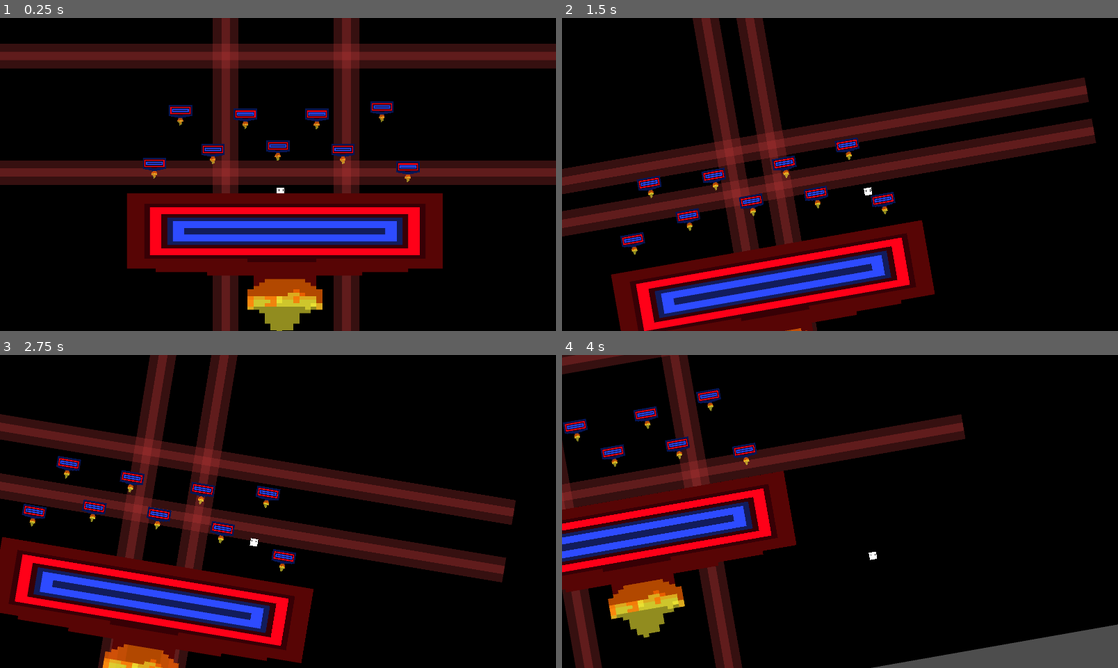
Above: before the commit, frames 1-4 (two rows, left to right).
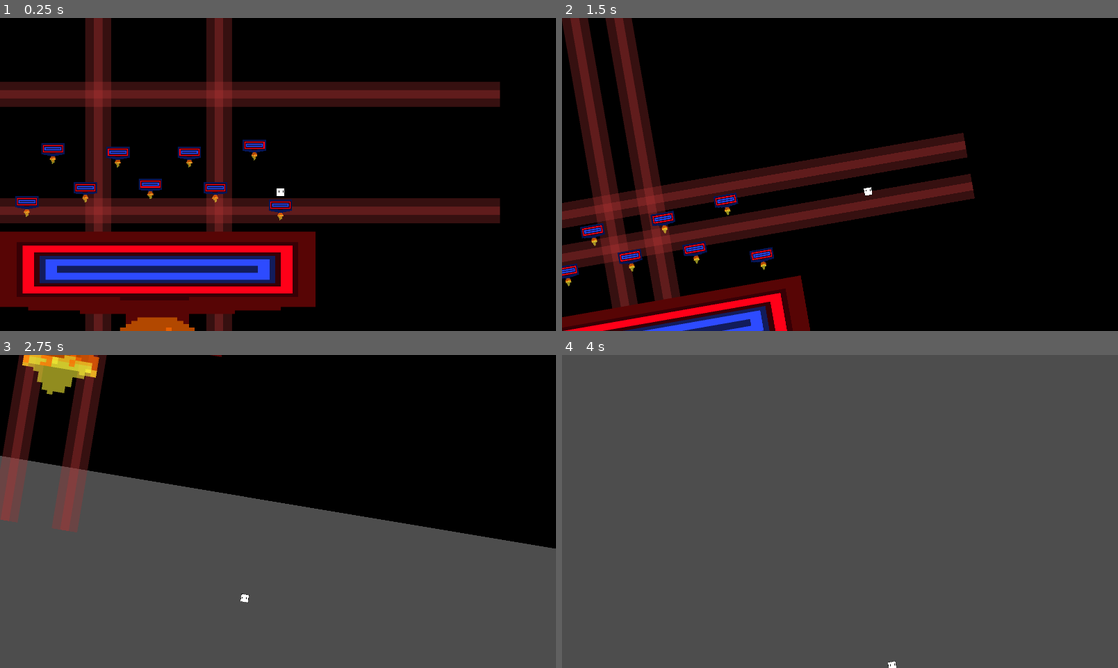
Above: after the commit, the same moments.

Repository: FireEntity1/rythm-2d-platformer
Game: Godot game, scene res://Scenes/Main.tscn
Same seed, same stepped clock (60 frames per second), same inputs: the game is played once before the commit and once after it.
Inputs:
- Up to frame 1 (0.25 s): no input
- Up to frame 2 (1.5 s): tap Enter (ui_accept) at 0.5, 0.77 s; hold Right (ui_right) from 0.53 s (still down)
- Up to frame 3 (2.75 s): tap Enter (ui_accept) at 1.52 s; release Right (ui_right) at 2.03 s; hold Left (ui_left) from 2.03 s (still down)
- Up to frame 4 (4 s): release Left (ui_left) at 2.78 s; hold Right (ui_right) from 2.78 s (still down); tap Enter (ui_accept) at 3.02, 3.77 s

The runs differ from the first frame. In frame 1, 56% of the frame differs, in the area x 0-100%, y 0-100%; in frame 2, 46%; in frame 3, 67%; in frame 4, 97%.

Commit message:
Attempt at laser detection

Diff:
--- a/Scenes/Main.tscn
+++ b/Scenes/Main.tscn
@@ -397,9 +397,6 @@
 [sub_resource type="TileSet" id="TileSet_ajxld"]
 sources/0 = SubResource("TileSetScenesCollectionSource_vlop4")
 
-[sub_resource type="RectangleShape2D" id="RectangleShape2D_k1bd4"]
-size = Vector2(126, 127)
-
 [sub_resource type="AtlasTexture" id="AtlasTexture_ggb8l"]
 atlas = ExtResource("6_f87xl")
 region = Rect2(64, 0, 64, 64)
@@ -457,6 +454,12 @@
 
 [sub_resource type="RectangleShape2D" id="RectangleShape2D_drtfg"]
 size = Vector2(212, 87.0001)
+
+[sub_resource type="RectangleShape2D" id="RectangleShape2D_k1bd4"]
+size = Vector2(126, 127)
+
+[sub_resource type="RectangleShape2D" id="RectangleShape2D_xdedj"]
+size = Vector2(20, 125.721)
 
 [node name="Root" type="Node2D"]
 scale = Vector2(0.508741, 0.508741)
@@ -512,8 +515,29 @@
 format = 2
 layer_0/tile_data = PackedInt32Array(1376266, 0, 65536, 1441792, 0, 65536, 1441812, 0, 65536, 1769463, 0, 65536, 1769502, 0, 65536, 786427, 0, 65536, 786437, 0, 65536, 786448, 0, 65536, 655386, 0, 65536)
 
+[node name="Platform" type="StaticBody2D" parent="."]
+position = Vector2(-6494.47, -4119.98)
+scale = Vector2(14.3889, 8.56419)
+
+[node name="PlatformSprite" type="AnimatedSprite2D" parent="Platform"]
+position = Vector2(537, 730)
+scale = Vector2(3.86902, 3.86902)
+sprite_frames = SubResource("SpriteFrames_3j444")
+animation = &"no move"
+autoplay = "no move"
+
+[node name="PlatformCollision" type="CollisionShape2D" parent="Platform"]
+position = Vector2(539, 717)
+shape = SubResource("RectangleShape2D_drtfg")
+
+[node name="MusicPlayer" type="AudioStreamPlayer2D" parent="."]
+position = Vector2(1236.39, 711.561)
+scale = Vector2(63.3665, -65.5558)
+stream = ExtResource("7_hd2up")
+autoplay = true
+
 [node name="Player" type="CharacterBody2D" parent="."]
-position = Vector2(1226.56, 1531.23)
+position = Vector2(2462.94, 1159.73)
 scale = Vector2(1.01454, 1.01454)
 script = ExtResource("4_80kjv")
 
@@ -535,27 +559,6 @@
 position_smoothing_enabled = true
 rotation_smoothing_enabled = true
 
-[node name="Platform" type="StaticBody2D" parent="."]
-position = Vector2(-6494.47, -4119.98)
-scale = Vector2(14.3889, 8.56419)
-
-[node name="PlatformSprite" type="AnimatedSprite2D" parent="Platform"]
-position = Vector2(537, 730)
-scale = Vector2(3.86902, 3.86902)
-sprite_frames = SubResource("SpriteFrames_3j444")
-animation = &"no move"
-autoplay = "no move"
-
-[node name="PlatformCollision" type="CollisionShape2D" parent="Platform"]
-position = Vector2(539, 717)
-shape = SubResource("RectangleShape2D_drtfg")
-
-[node name="AudioStreamPlayer2D" type="AudioStreamPlayer2D" parent="."]
-position = Vector2(1236.39, 711.561)
-scale = Vector2(63.3665, -65.5558)
-stream = ExtResource("7_hd2up")
-autoplay = true
-
 [node name="Obstacles" type="Node2D" parent="."]
 script = ExtResource("8_b84m2")
 
@@ -563,6 +566,15 @@
 position = Vector2(1228.52, -743.011)
 scale = Vector2(18.3093, 29.7533)
 sprite_frames = ExtResource("10_g37s4")
+
+[node name="Laser" type="Area2D" parent="Obstacles/Laser"]
+scale = Vector2(1, 1)
+collision_layer = 2
+
+[node name="LaserCol" type="CollisionShape2D" parent="Obstacles/Laser/Laser"]
+position = Vector2(-0.8587, 20.1497)
+scale = Vector2(1, 1)
+shape = SubResource("RectangleShape2D_xdedj")
 
 [node name="LaserB" type="AnimatedSprite2D" parent="Obstacles"]
 position = Vector2(894.365, 1487.99)
@@ -570,27 +582,84 @@
 scale = Vector2(7.30173, 35.4143)
 sprite_frames = ExtResource("10_g37s4")
 
+[node name="LaserB" type="Area2D" parent="Obstacles/LaserB"]
+scale = Vector2(1, 1)
+collision_layer = 4
+
+[node name="LaserCol" type="CollisionShape2D" parent="Obstacles/LaserB/LaserB"]
+position = Vector2(-4.57713, -16.7067)
+scale = Vector2(1, 1)
+shape = SubResource("RectangleShape2D_xdedj")
+
 [node name="LaserM" type="AnimatedSprite2D" parent="Obstacles"]
 position = Vector2(910.09, 976.921)
 rotation = 1.5708
 scale = Vector2(7.30173, 35.4143)
 sprite_frames = ExtResource("10_g37s4")
 
+[node name="LaserM" type="Area2D" parent="Obstacles/LaserM"]
+scale = Vector2(1, 1)
+
+[node name="LaserCol" type="CollisionShape2D" parent="Obstacles/LaserM/LaserM"]
+position = Vector2(-0.000193596, -14.4866)
+scale = Vector2(1, 1)
+shape = SubResource("RectangleShape2D_xdedj")
+
 [node name="LaserH" type="AnimatedSprite2D" parent="Obstacles"]
 position = Vector2(919.918, 542.516)
 rotation = 1.5708
 scale = Vector2(7.30173, 35.4143)
 sprite_frames = ExtResource("10_g37s4")
 
+[node name="LaserH" type="Area2D" parent="Obstacles/LaserH"]
+position = Vector2(0.538399, 0)
+scale = Vector2(1, 1)
+
+[node name="LaserCol" type="CollisionShape2D" parent="Obstacles/LaserH/LaserH"]
+position = Vector2(-1.8847, -14.9861)
+scale = Vector2(1, 1)
+shape = SubResource("RectangleShape2D_xdedj")
+
 [node name="LaserL" type="AnimatedSprite2D" parent="Obstacles"]
 position = Vector2(190.667, -2633.95)
 scale = Vector2(23.1048, 53.4781)
 sprite_frames = ExtResource("10_g37s4")
 
+[node name="LaserL" type="Area2D" parent="Obstacles/LaserL"]
+scale = Vector2(1, 1)
+
+[node name="LaserCol" type="CollisionShape2D" parent="Obstacles/LaserL/LaserL"]
+position = Vector2(-0.8587, 20.1497)
+scale = Vector2(1, 1)
+shape = SubResource("RectangleShape2D_xdedj")
+
 [node name="LaserR" type="AnimatedSprite2D" parent="Obstacles"]
 position = Vector2(2291.93, -2643.78)
 scale = Vector2(23.1048, 53.4781)
 sprite_frames = ExtResource("10_g37s4")
 
+[node name="LaserR" type="Area2D" parent="Obstacles/LaserR"]
+scale = Vector2(1, 1)
+
+[node name="LaserCol" type="CollisionShape2D" parent="Obstacles/LaserR/LaserR"]
+position = Vector2(-0.8587, 20.1497)
+scale = Vector2(1, 1)
+shape = SubResource("RectangleShape2D_xdedj")
+
 [node name="LaserSFX" type="AudioStreamPlayer2D" parent="Obstacles"]
 stream = ExtResource("10_4poid")
+
+[connection signal="enterLaser" from="Player" to="Obstacles" method="_on_player_enter_laser"]
+[connection signal="exitLaser" from="Player" to="Obstacles" method="_on_player_exit_laser"]
+[connection signal="body_entered" from="Obstacles/Laser/Laser" to="Player" method="_on_laser_body_entered"]
+[connection signal="body_exited" from="Obstacles/Laser/Laser" to="Player" method="_on_laser_body_exited"]
+[connection signal="body_entered" from="Obstacles/LaserB/LaserB" to="Player" method="_on_laser_body_entered"]
+[connection signal="body_exited" from="Obstacles/LaserB/LaserB" to="Player" method="_on_laser_body_exited"]
+[connection signal="body_entered" from="Obstacles/LaserM/LaserM" to="Player" method="_on_laser_body_entered"]
+[connection signal="body_exited" from="Obstacles/LaserM/LaserM" to="Player" method="_on_laser_body_exited"]
+[connection signal="body_entered" from="Obstacles/LaserH/LaserH" to="Player" method="_on_laser_body_entered"]
+[connection signal="body_exited" from="Obstacles/LaserH/LaserH" to="Player" method="_on_laser_body_exited"]
+[connection signal="body_entered" from="Obstacles/LaserL/LaserL" to="Player" method="_on_laser_body_entered"]
+[connection signal="body_exited" from="Obstacles/LaserL/LaserL" to="Player" method="_on_laser_body_exited"]
+[connection signal="body_entered" from="Obstacles/LaserR/LaserR" to="Player" method="_on_laser_body_entered"]
+[connection signal="body_exited" from="Obstacles/LaserR/LaserR" to="Player" method="_on_laser_body_exited"]
--- a/Scenes/Obstacles.gd
+++ b/Scenes/Obstacles.gd
@@ -1,6 +1,14 @@
 extends Node2D
 
 var beat = 0
+var inLaser = false
+
+signal laser
+signal laserB
+signal laserM
+signal laserH
+signal laserL
+signal laserR
 
 func _ready():
 	pass
@@ -17,50 +25,54 @@
 	laserFireL(19.5)
 
 
-
-
-	print(beat)
-
 func laserFire(firebeat):
 	if beat > firebeat + 2:
 		pass
-	firebeat -= 1.3
+	firebeat -= 1.2
 	if beat > firebeat and beat < firebeat + 1:
 		$Laser.play("default")
+func laserFireL(firebeat):
+	if beat > firebeat + 2:
+		pass
+	firebeat -= 1
+	if beat > firebeat and beat < firebeat + 1:
+		$LaserL.play("default")
+	if beat < firebeat+1 and beat < firebeat+2:
+		pass
+func laserFireR(firebeat):
+	if beat > firebeat + 2:
+		pass
+	firebeat -= 1
+	if beat > firebeat and beat < firebeat + 1:
+		$LaserR.play("default")
+func laserFireB(firebeat):
+	if beat > firebeat + 2:
+		pass
+	firebeat -= 1
+	if beat > firebeat and beat < firebeat + 1:
+		$LaserB.play("default")
+func laserFireM(firebeat):
+	if beat > firebeat + 2:
+		pass
+	firebeat -= 1
+	if beat > firebeat and beat < firebeat + 1:
+		$LaserM.play("default")
+func laserFireH(firebeat):
+	if beat > firebeat + 2:
+		pass
+	firebeat -= 1
+	if beat > firebeat and beat < firebeat + 1:
+		$LaserH.play("default")
 
 
 
-func laserFireL(firebeat):
-	if beat > firebeat + 2:
-		pass
-	firebeat -= 1.5
-	if beat > firebeat and beat < firebeat + 1:
-		$LaserL.play("default")
 
-func laserFireR(firebeat):
-	if beat > firebeat + 2:
-		pass
-	firebeat -= 1.5
-	if beat > firebeat and beat < firebeat + 1:
-		$LaserR.play("default")
+func _on_player_enter_laser(body):
+	if body == get_node("Player"):
+		print("entered!!")
+		inLaser = true
 
-func laserFireB(firebeat):
-	if beat > firebeat + 2:
-		pass
-	firebeat -= 1.5
-	if beat > firebeat and beat < firebeat + 1:
-		$LaserB.play("default")
 
-func laserFireM(firebeat):
-	if beat > firebeat + 2:
-		pass
-	firebeat -= 1.5
-	if beat > firebeat and beat < firebeat + 1:
-		$LaserM.play("default")
-
-func laserFireH(firebeat):
-	if beat > firebeat + 2:
-		pass
-	firebeat -= 1.5
-	if beat > firebeat and beat < firebeat + 1:
-		$LaserH.play("default")
+func _on_player_exit_laser(body):
+	print("exited!!")
+	inLaser = false
--- a/Scripts/Player.gd
+++ b/Scripts/Player.gd
@@ -1,8 +1,10 @@
 extends CharacterBody2D
-
 
 const SPEED = 600
 const JUMP_VELOCITY = -900
+var isLaser = false
+signal enterLaser(body)
+signal exitLaser(body)
 
 var gravity = ProjectSettings.get_setting("physics/2d/default_gravity")
 
@@ -10,16 +12,14 @@
 	if not is_on_floor():
 		velocity.y += gravity * delta
 
-	# Handle jump.
+
 	if Input.is_action_just_pressed("ui_accept") and is_on_floor():
 		velocity.y = JUMP_VELOCITY
-
 	var direction = Input.get_axis("ui_left", "ui_right")
 	if direction:
 		velocity.x = direction * SPEED
 	else:
 		velocity.x = move_toward(velocity.x, 0, SPEED)
-
 	if Input.is_action_pressed("ui_left"):
 		$PlayerSprite.flip_h = 1
 		$PlayerCam.rotation_degrees = -10
@@ -28,10 +28,24 @@
 		$PlayerCam.rotation_degrees = 10
 	else:
 		$PlayerCam.rotation_degrees = 0
-
 	if Input.is_action_just_pressed("ui_down"):
 		gravity = ProjectSettings.get_setting("physics/2d/default_gravity") * 10
 	if is_on_floor():
 		gravity = ProjectSettings.get_setting("physics/2d/default_gravity")
 
+
+
 	move_and_slide()
+
+
+func _on_laser_body_entered(body):
+	if body == self:
+		isLaser = true
+		enterLaser.emit(body)
+		print(body)
+
+
+func _on_laser_body_exited(body):
+	if body == self:
+		exitLaser.emit(body)
+		isLaser = false
Not shown: 1 places in Scenes/Main.tscn that only renumber resources
